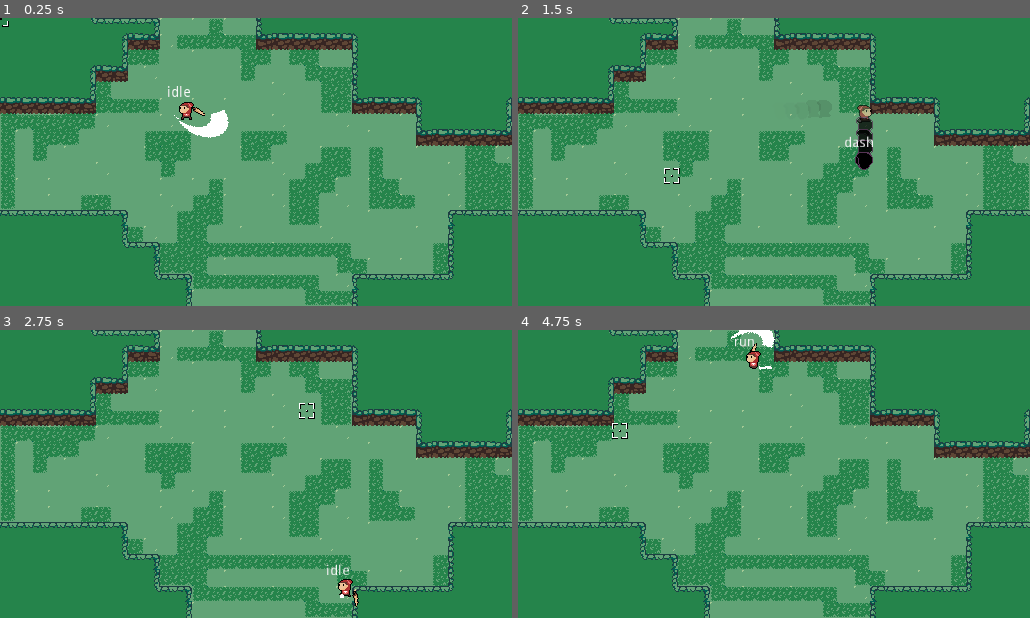
Above: before the commit, frames 1-4 (two rows, left to right).
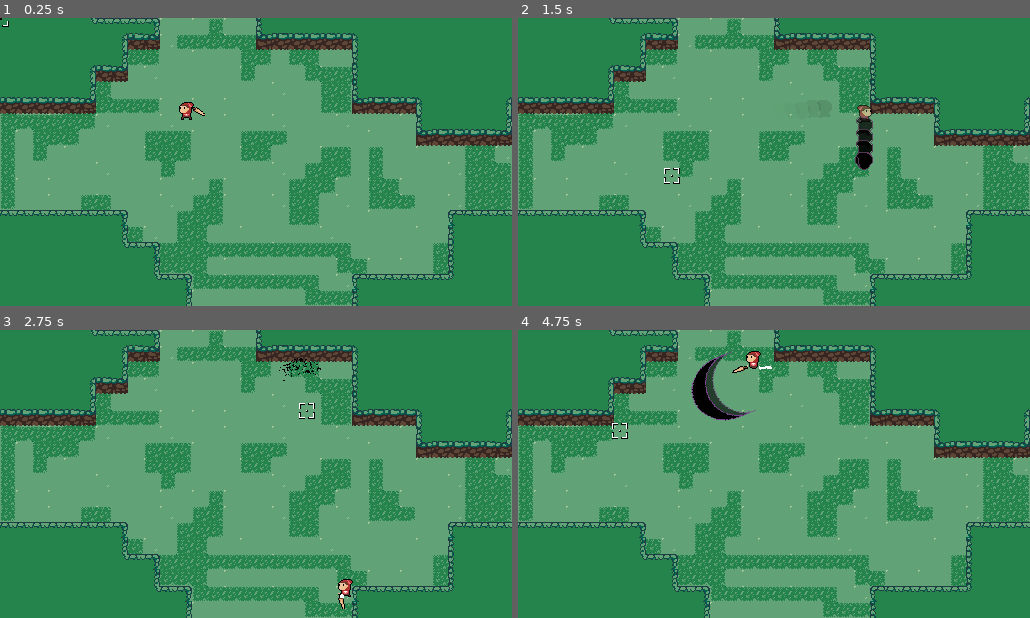
Above: after the commit, the same moments.

Repository: Boyquotes/Shadow
Game: Godot game, scene res://Main World.tscn
Same seed, same stepped clock (60 frames per second), same inputs: the game is played once before the commit and once after it.
Inputs (mouse positions are in pixels of both pictures, inside the frame that each line leads up to):
- Up to frame 1 (0.25 s): no input
- Up to frame 2 (1.5 s): tap Enter at 0.5 s; move the mouse to (886, 147) at 0.52 s; press the mouse at (886, 147) at 0.53 s; hold D (move_right) 0.53-1.28 s; tap Space (dash) at 0.8, 1.35 s; move the mouse to (671, 176) at 1.27 s; release the mouse at (671, 176) at 1.28 s; hold S (move_down) from 1.28 s (still down)
- Up to frame 3 (2.75 s): right-click (153, 488) at 1.55 s; move the mouse to (307, 410) at 2.02 s; release S (move_down) at 2.03 s; hold D (move_right) from 2.03 s (still down); hold Right mouse button (secondary_attack, bound only after the … from 2.03 s (still down); click (307, 410) at 2.3 s
- Up to frame 4 (4.75 s): move the mouse to (748, 531) at 2.77 s; release D (move_right) at 2.78 s; release Right mouse button (secondary_attack, bound only after the … at 2.78 s; hold W (move_up) 2.78-3.53 s; click (748, 531) at 2.85 s; tap Space (dash) at 3.05 s; move the mouse to (927, 517) at 3.52 s; hold Space (dash) 3.53-4.28 s; hold A (move_left) from 3.53 s (still down); right-click (927, 517) at 3.8 s; move the mouse to (620, 430) at 4.27 s; right-click (620, 430) at 4.35 s; click (620, 430) at 4.55 s

The runs differ from the first frame. In frame 1, 0.5% of the frame differs, in the area x 32-45%, y 23-42%; in frame 2, 0.1%; in frame 3, 0.2%; in frame 4, 1.3%, in the area x 33-51%, y 0-32%.

Commit message:
Added Range Attack

Diff:
--- a/Player.gd
+++ b/Player.gd
@@ -1,9 +1,11 @@
 extends Character
 class_name Player
 
-signal attacked()
-signal attack_finished()
-signal dash_finished()
+signal attacked
+signal attacked2
+signal attack_finished
+signal attack_finished2
+signal dash_finished
 
 export(PackedScene) var Running_Steps
 var last_step = 0
@@ -11,7 +13,6 @@
 ##Character Info
 onready var hand_pivot = $HandPivot
 onready var hand = $HandPivot/Hand
-onready var character_sprite = $Body/CharacterSprite
 
 #TWEENS
 onready var dash_tween = $Tweens/DashTween
@@ -35,12 +36,13 @@
 var attack_angle_range = PI / 2.0
 var attack_direction = 1
 
+var is_projectile_firing = false
+
 #Animations
 onready var animationPlayer = $AnimationPlayer
 
 func _ready():
 	set_weapon(preload("res://Weapon.tscn").instance())
-	call_deferred("make_connections")
 
 func set_weapon(weapon):
 	if self.weapon != null:
@@ -55,12 +57,14 @@
 
 	connect("attacked", weapon, "_on_attacked")
 	connect("attack_finished", weapon, "_on_attack_finished")
+	connect("attacked2", weapon, "_on_attacked2")
+	connect("attacked_finished2", weapon, "on_attacked_finished2")
 
 func _input(event):
 	if event.is_action_pressed("attack"):
 		attack()
-	##elif event.is_action_pressed("secondary_attack"):
-		##secondary_attack()
+	elif event.is_action_pressed("secondary_attack"):
+		secondary_attack()
 
 func aim_weapon():
 	var mouse_angle = (get_global_mouse_position() - hand_pivot.global_position).angle()
@@ -80,6 +84,23 @@
 	else:
 		attack_buffer.start()
 
+func secondary_attack():
+	if !attack_tween.is_active() && state_machine.can_attack() && !is_projectile_firing:
+		is_projectile_firing = true
+		emit_signal("attacked2")
+		attack_tween.interpolate_property(self, "attack_modifier", \
+			attack_modifier, -attack_modifier, attack_duration, \
+			Tween.TRANS_CUBIC, Tween.EASE_OUT)
+		attack_tween.interpolate_callback(self, attack_duration, "_on_attack_finished2")
+		attack_tween.start()
+
+		var swipe_instance = load("res://Swipe.tscn").instance()
+		swipe_instance.shoot(get_global_mouse_position(), weapon.global_position)
+		owner.add_child(swipe_instance)
+
+	else:
+		attack_buffer.start()
+
 func _on_attack_finished():
 	emit_signal("attack_finished")
 	weapon.scale
@@ -94,6 +115,22 @@
 	if !attack_buffer.is_stopped():
 		attack_buffer.stop()
 		attack()
+
+func _on_attack_finished2():
+	emit_signal("attack_finished2")
+	weapon.scale
+	attack_tween.set_active(false)
+	is_projectile_firing = false
+	attack_direction = -attack_direction
+
+	if attack_direction == 1:
+		weapon.scale.y = 1
+	if attack_direction == -1:
+		weapon.scale.y = -1
+
+	if !attack_buffer.is_stopped():
+		attack_buffer.stop()
+		secondary_attack()
 
 func _update_move_input():
 	move_input.x = -int(Input.is_action_pressed("move_left")) + int(Input.is_action_pressed("move_right"))
--- a/Player.tscn
+++ b/Player.tscn
@@ -69,6 +69,7 @@
 hframes = 11
 
 [node name="StateLabel" type="Label" parent="."]
+visible = false
 margin_left = -20.25
 margin_top = -24.25
 margin_right = 19.75
--- a/PlayerFSM.gd
+++ b/PlayerFSM.gd
@@ -1,6 +1,4 @@
 extends "res://CharacterFSM.gd"
-
-onready var animationPlayer = $AnimationPlayer
 
 func _ready():
 	add_state("idle")
--- /dev/null
+++ b/Swipe.gd
@@ -0,0 +1,22 @@
+extends Area2D
+var direction = Vector2()
+export var speed = 500
+
+func shoot(aim_position, gun_position):
+	global_position = gun_position
+	$AnimationPlayer.play("Swipe")
+	direction = (aim_position - gun_position).normalized()
+	rotation = direction.angle()
+
+func _process(delta):
+	position += direction * speed * delta
+
+func _on_Swipe_body_entered(body):
+	queue_free()
+
+func _on_LifeTime_timeout():
+	pass
+
+func delete_projectile():
+	$CollisionPolygon2D.disabled = true
+	queue_free()
--- /dev/null
+++ b/Swipe.tscn
@@ -0,0 +1,56 @@
+[gd_scene load_steps=4 format=2]
+
+[ext_resource path="res://Art/Character Sprites/Ranged_swipe-Sheet.png" type="Texture" id=1]
+[ext_resource path="res://Swipe.gd" type="Script" id=2]
+
+[sub_resource type="Animation" id=1]
+resource_name = "Swipe"
+length = 0.9
+tracks/0/type = "value"
+tracks/0/path = NodePath("Sprite:frame")
+tracks/0/interp = 1
+tracks/0/loop_wrap = true
+tracks/0/imported = false
+tracks/0/enabled = true
+tracks/0/keys = {
+"times": PoolRealArray( 0, 0.1, 0.2, 0.3, 0.4, 0.5, 0.6, 0.7, 0.8 ),
+"transitions": PoolRealArray( 1, 1, 1, 1, 1, 1, 1, 1, 1 ),
+"update": 1,
+"values": [ 0, 1, 2, 3, 4, 5, 6, 7, 8 ]
+}
+tracks/1/type = "method"
+tracks/1/path = NodePath(".")
+tracks/1/interp = 1
+tracks/1/loop_wrap = true
+tracks/1/imported = false
+tracks/1/enabled = true
+tracks/1/keys = {
+"times": PoolRealArray( 0.9 ),
+"transitions": PoolRealArray( 1 ),
+"values": [ {
+"args": [  ],
+"method": "delete_projectile"
+} ]
+}
+
+[node name="Swipe" type="Area2D"]
+script = ExtResource( 2 )
+
+[node name="Sprite" type="Sprite" parent="."]
+texture = ExtResource( 1 )
+hframes = 9
+frame = 8
+
+[node name="CollisionPolygon2D" type="CollisionPolygon2D" parent="."]
+polygon = PoolVector2Array( -8.89532, -31.95, 4.43391, -31.5992, 14.1853, -27.1094, 21.2007, -21.2165, 27.7952, -13.4294, 31.0924, -0.170307, 29.3385, 11.3349, 21.8321, 20.6654, 18.605, 24.3836, 9.06407, 29.4346, 0.785912, 31.89, -8.82517, 31.9602, -8.75502, 30.1362, 5.27576, 24.0328, 12.4315, 14.7023, 15.3779, -0.240459, 10.2567, -17.358, 2.4696, -25.6362, -8.96548, -30.0559 )
+
+[node name="LifeTime" type="Timer" parent="."]
+wait_time = 0.3
+one_shot = true
+autostart = true
+
+[node name="AnimationPlayer" type="AnimationPlayer" parent="."]
+playback_speed = 2.0
+anims/Swipe = SubResource( 1 )
+[connection signal="body_entered" from="." to="." method="_on_Swipe_body_entered"]
+[connection signal="timeout" from="LifeTime" to="." method="_on_LifeTime_timeout"]
--- /dev/null
+++ b/Test Hit.gd
@@ -0,0 +1,20 @@
+extends Area2D
+
+
+# Declare member variables here. Examples:
+# var a = 2
+# var b = "text"
+
+
+# Called when the node enters the scene tree for the first time.
+func _ready():
+	pass # Replace with function body.
+
+
+# Called every frame. 'delta' is the elapsed time since the previous frame.
+#func _process(delta):
+#	pass
+
+
+func _on_Area2D_area_entered(area):
+	print (area)
--- /dev/null
+++ b/Test Hit.tscn
@@ -0,0 +1,12 @@
+[gd_scene load_steps=3 format=2]
+
+[ext_resource path="res://Test Hit.gd" type="Script" id=1]
+
+[sub_resource type="RectangleShape2D" id=1]
+
+[node name="Area2D" type="Area2D"]
+script = ExtResource( 1 )
+
+[node name="CollisionShape2D" type="CollisionShape2D" parent="."]
+shape = SubResource( 1 )
+[connection signal="area_entered" from="." to="." method="_on_Area2D_area_entered"]
--- a/Weapon.gd
+++ b/Weapon.gd
@@ -1,10 +1,22 @@
 extends Node2D
 
+signal attacked
+signal attacked2
+signal attack_finished
+signal attacked_finished2
+signal dash_finished
+
+#Weapon Variables
 onready var damage_area = $DamageArea
 onready var damage_collision = $DamageArea/CollisionShape2D
+
+#Slash Variables
 onready var slash_collision = $DamageArea/CollisionPolygon2D
 onready var Ani_Slash = $Slash/AnimationPlayer
 onready var SlashSprite = $Slash
+
+#Swipe Variables
+
 
 export var radius := 8.0
 
@@ -30,9 +42,15 @@
 	Ani_Slash.play("Slash")
 	##CHECK COLLISION ON SLASH LATER!!!
 	damage_collision.disabled = false
-	slash_collision.set_disabled(false) # enable
+	slash_collision.disabled = false # enable
 
 func _on_attack_finished():
 	SlashSprite.hide()
 	damage_collision.disabled = true
-	slash_collision.set_disabled(true)  # disable
+	slash_collision.disabled = true # disable
+
+func _on_attacked2():
+	pass
+
+func _on_attack_finished2():
+	pass
--- a/Weapon.tscn
+++ b/Weapon.tscn
@@ -17,6 +17,7 @@
 texture = ExtResource( 3 )
 
 [node name="Slash" parent="." instance=ExtResource( 4 )]
+visible = false
 position = Vector2( 17, -5 )
 rotation = 0.0
 scale = Vector2( 1, -1 )
--- a/project.godot
+++ b/project.godot
@@ -85,9 +85,15 @@
 "events": [ Object(InputEventMouseButton,"resource_local_to_scene":false,"resource_name":"","device":0,"alt":false,"shi …(212 unchanged characters)…
  ]
 }
+secondary_attack={
+"deadzone": 0.5,
+"events": [ Object(InputEventMouseButton,"resource_local_to_scene":false,"resource_name":"","device":0,"alt":false,"shift":false,"control":false,"meta":false,"command":false,"button_mask":0,"position":Vector2( 0, 0 ),"global_position":Vector2( 0, 0 ),"factor":1.0,"button_index":2,"pressed":false,"doubleclick":false,"script":null)
+ ]
+}
 
 [layer_names]
 
+2d_physics/layer_4="PROJECTILES"
 2d_physics/layer_12="ENEMY_HAZARD"
 
 [rendering]
Binary file added: Art/Character Sprites/Ranged_swipe-Sheet.png
Not shown, added: Art/Character Sprites/Ranged_swipe-Sheet.png.import
Binary file added: Art/Character Sprites/Ranged_swipe.aseprite
